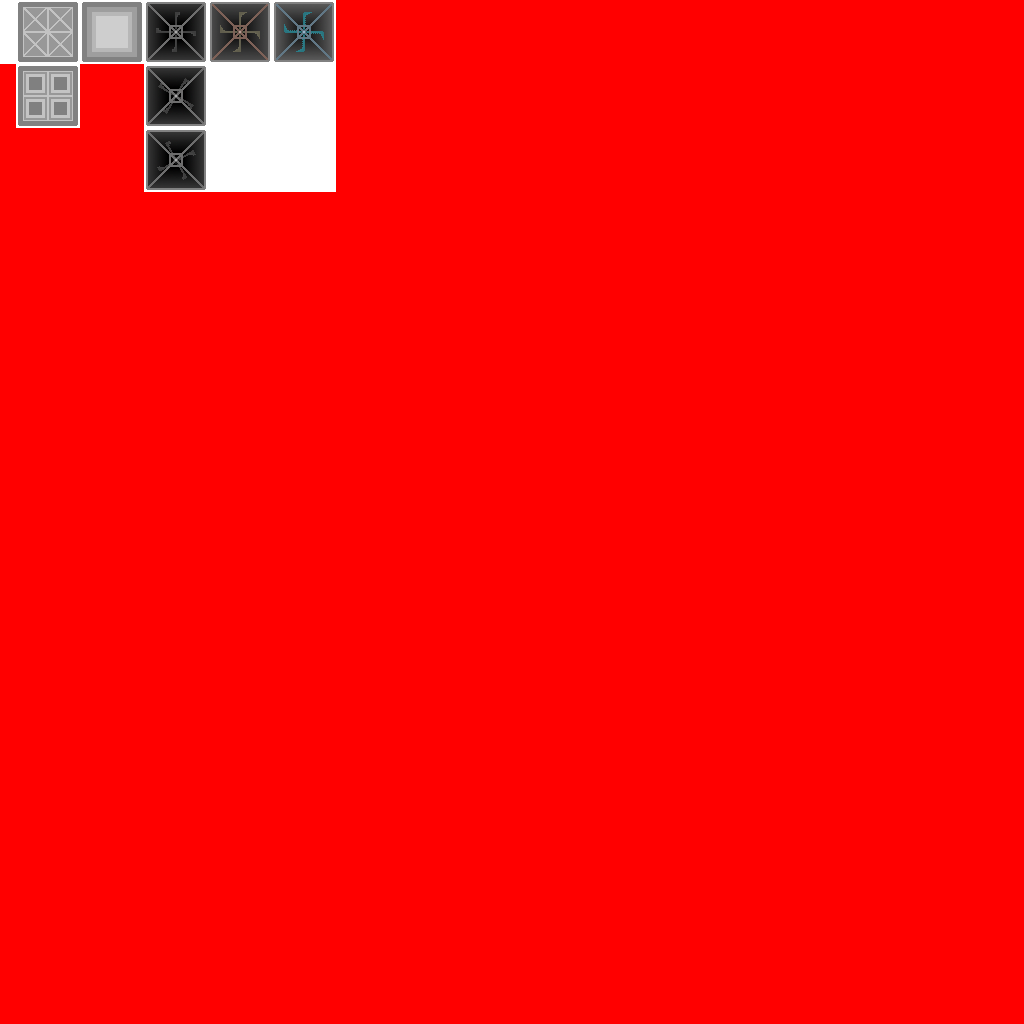
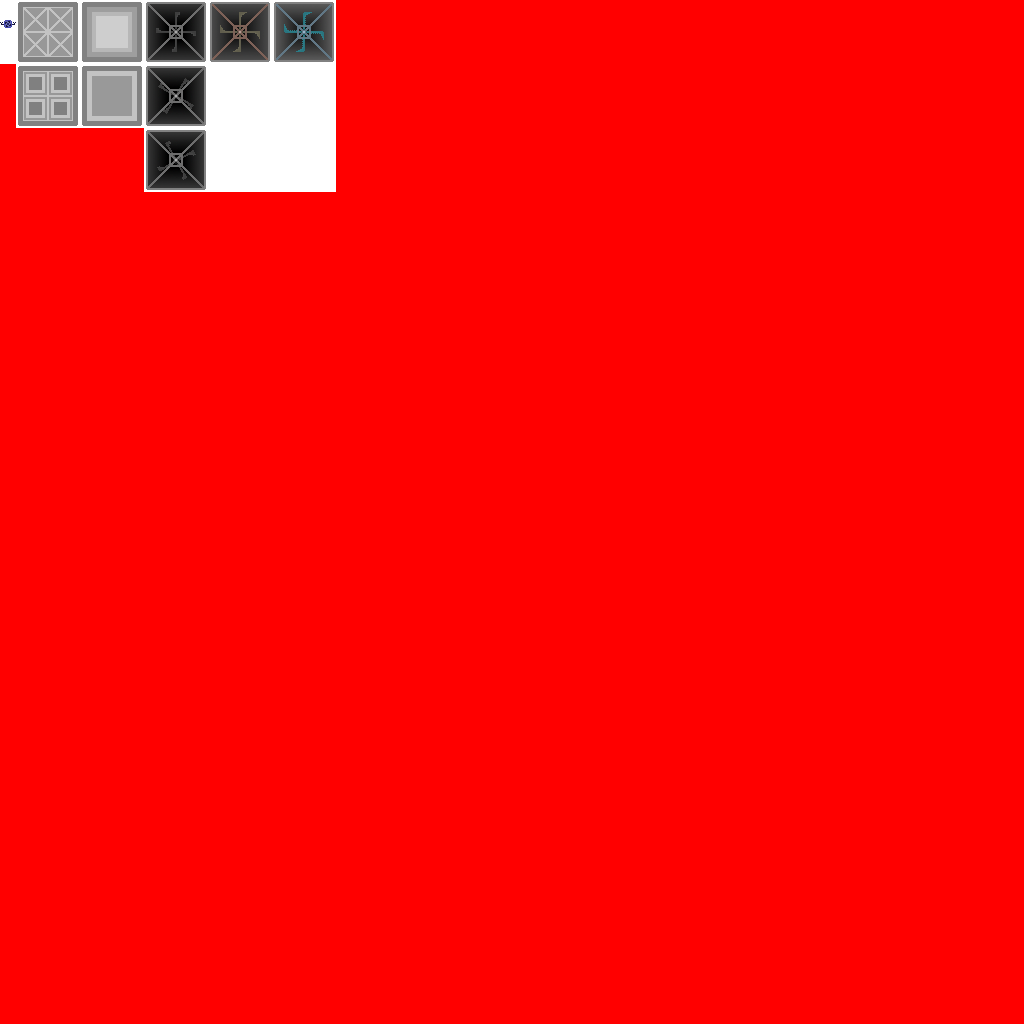
Layered file, before and after one edit (1024x1024). Changes by layer:
added layer "robot" above "builder_atlas.png" over [0, 20, 16, 28]
painted on "builder_atlas.png" over [25, 9, 144, 128]
